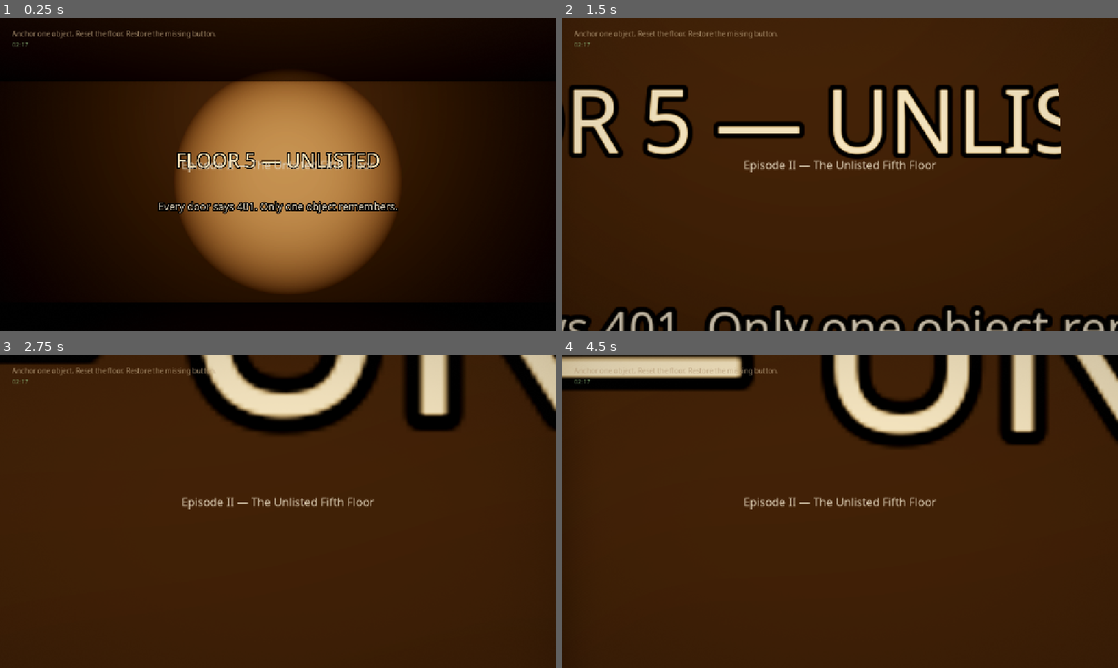
Above: before the commit, frames 1-4 (two rows, left to right).
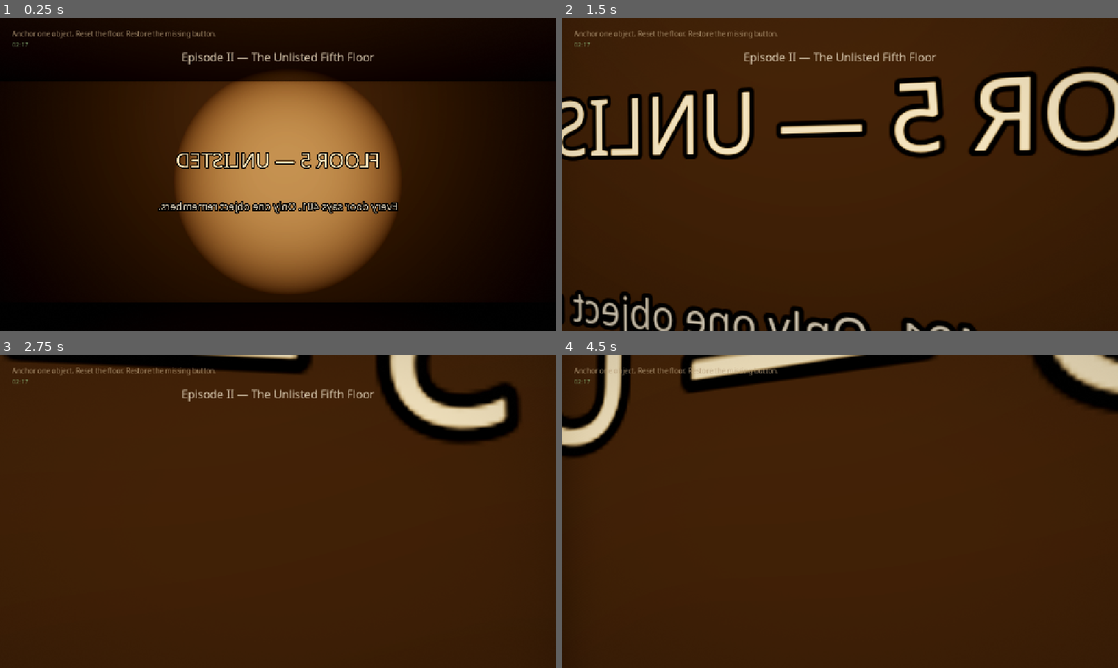
Above: after the commit, the same moments.

Repository: bfstone25-stack/play
Game: Godot game, scene res://scenes/full_campaign.tscn
Same seed, same stepped clock (60 frames per second), same inputs: the game is played once before the commit and once after it. This scene is started directly instead of the project's main scene.
Inputs (mouse positions are in pixels of both pictures, inside the frame that each line leads up to):
- Up to frame 1 (0.25 s): no input
- Up to frame 2 (1.5 s): tap Enter at 0.5 s; move the mouse to (867, 174) at 0.52 s; hold F (flashlight) 0.53-1.28 s; hold W from 0.53 s (still down); click (867, 174) at 0.67 s; move the mouse to (812, 174) at 1.27 s; tap E (interact) at 1.35 s
- Up to frame 3 (2.75 s): keep holding W; tap Space at 2 s; move the mouse to (289, 505) at 2.02 s; tap R at 2.1 s
- Up to frame 4 (4.5 s): keep holding W; tap Enter at 2.75, 4.25 s; move the mouse to (834, 517) at 2.77 s; tap N at 2.85 s; click (834, 517) at 2.92 s; tap Space at 3.5 s; move the mouse to (878, 514) at 3.52 s; tap C at 3.6 s; move the mouse to (795, 508) at 4.27 s; tap Shift at 4.35 s

The runs differ from the first frame. In frame 1, 2.7% of the frame differs, in the area x 28-72%, y 10-63%; in frame 2, 22%, in the area x 0-100%, y 10-100%; in frame 3, 14%; in frame 4, 16%.

Commit message:
Clear leftover notes and keep episode titles off the world
Playtest showed Episode III still carrying the Episode II reset text, and the title sat on top of ARCHIVE / PRESENT 401. Notes now reset at each floor and titles sit at the top of the HUD.

Co-authored-by: bfstone25-stack <bfstone25-stack@users.noreply.github.com>

Diff:
--- a/across-hall/scripts/full/campaign.gd
+++ b/across-hall/scripts/full/campaign.gd
@@ -33,6 +33,7 @@
 	_fade.mouse_filter = Control.MOUSE_FILTER_IGNORE
 	_fade.color = Color(0, 0, 0, 0)
 	hud.add_child(_fade)
+	hud.move_child(_fade, 0)
 	start_episode(_load_progress() if OS.has_feature("full_game") else 2)
 	if hud.has_method("hide_splash"):
 		hud.hide_splash()
@@ -57,8 +58,11 @@
 	_spawn_episode_actions()
 	hud.set_clock("02:17")
 	hud.set_fear(0.0)
+	if hud.note:
+		hud.note.visible = false
+		hud.note_t = 0.0
 	hud.show_title(_episode_title())
-	_title_t = 4.5
+	_title_t = 2.8
 	hud.set_objective(_objective())
 	hud.set_prompt("")
 
@@ -157,7 +161,7 @@
 				show_note("The hall resets. Your hands come back empty.\nAnchor the tag first.")
 				return false
 			flags["reset_done"] = true
-			_blackout_t = 0.85
+			_blackout_t = 0.45
 			if world.has_method("mark_present_room"):
 				world.mark_present_room()
 			_mark_action("ep2_reset", "RESET already pulled")
--- a/across-hall/scripts/full/campaign_world.gd
+++ b/across-hall/scripts/full/campaign_world.gd
@@ -233,7 +233,8 @@
 	label.horizontal_alignment = HORIZONTAL_ALIGNMENT_CENTER
 	label.position = pos
 	label.modulate = color
-	label.billboard = BaseMaterial3D.BILLBOARD_ENABLED
+	label.billboard = BaseMaterial3D.BILLBOARD_DISABLED
+	label.rotation.y = PI
 	UiFont.apply_3d(label)
 	add_child(label)
 	return label
--- a/across-hall/scripts/hud.gd
+++ b/across-hall/scripts/hud.gd
@@ -15,6 +15,11 @@
 func _ready() -> void:
 	mouse_filter = Control.MOUSE_FILTER_STOP
 	note.visible = false
+	note.set_anchors_preset(Control.PRESET_CENTER_BOTTOM)
+	note.offset_left = -380.0
+	note.offset_right = 380.0
+	note.offset_top = -220.0
+	note.offset_bottom = -72.0
 	prompt.text = ""
 	UiFont.apply_label(prompt)
 	UiFont.apply_label(note)
@@ -37,11 +42,11 @@
 func _title() -> void:
 	title = Label.new()
 	title.name = "Title"
-	title.set_anchors_preset(Control.PRESET_CENTER)
-	title.offset_left = -280.0
-	title.offset_right = 280.0
-	title.offset_top = -40.0
-	title.offset_bottom = 40.0
+	title.set_anchors_preset(Control.PRESET_CENTER_TOP)
+	title.offset_left = -320.0
+	title.offset_right = 320.0
+	title.offset_top = 72.0
+	title.offset_bottom = 132.0
 	title.horizontal_alignment = HORIZONTAL_ALIGNMENT_CENTER
 	title.add_theme_font_size_override("font_size", 26)
 	title.add_theme_color_override("font_color", Color(0.86, 0.8, 0.7, 1))
@@ -135,7 +140,7 @@
 func show_note(t: String) -> void:
 	note.text = t
 	note.visible = true
-	note_t = 9.0
+	note_t = 6.5
 	hide_title()
 
 func _process(delta: float) -> void:
--- a/across-hall/tests/full_shots.gd
+++ b/across-hall/tests/full_shots.gd
@@ -16,23 +16,42 @@
 	var camera := player.get_node("Head/Camera3D") as Camera3D
 	camera.current = true
 	DirAccess.make_dir_recursive_absolute("/tmp/across-full-shots")
-	for episode in [2, 3, 4, 5]:
-		campaign.call("start_episode", episode)
-		player.locked = true
-		player.global_position = Vector3(0, 0.05, 0.4)
-		var head: Node3D = player.get_node("Head")
-		head.rotation = Vector3.ZERO
-		head.look_at(Vector3(0, 1.1, 9.0), Vector3.UP)
-		for frame in 16:
-			RenderingServer.force_draw()
-			await process_frame
-		var image := root.get_viewport().get_texture().get_image()
-		if image == null:
-			push_error("Episode %d frame capture failed" % episode)
-			quit(episode)
-			return
-		var path := "/tmp/across-full-shots/episode-%d.png" % episode
-		image.save_png(path)
-		print("FULL_SHOT ", path, " ", image.get_width(), "x", image.get_height())
+	await _shot(campaign, player, 2, Vector3(0, 1.1, 9.0), "episode-2")
+	campaign.call("perform_action", "ep2_tag")
+	campaign.call("perform_action", "ep2_reset")
+	player.global_position = Vector3(2.2, 0.05, 6.6)
+	await _shot(campaign, player, 2, Vector3(3.35, 1.2, 7.5), "episode-2-present")
+	campaign.call("start_episode", 3)
+	await _shot(campaign, player, 3, Vector3(0, 1.1, 9.0), "episode-3")
+	campaign.call("perform_action", "ep3_lift")
+	campaign.call("perform_action", "ep3_fuse")
+	campaign.call("perform_action", "ep3_archive")
+	campaign.call("perform_action", "ep3_recording")
+	campaign.call("perform_action", "ep3_hall")
+	player.global_position = Vector3(0, 0.05, 9.4)
+	await _shot(campaign, player, 3, Vector3(0.8, 1.2, 11.1), "episode-3-tenant")
+	await _shot(campaign, player, 4, Vector3(0, 1.1, 9.0), "episode-4")
+	await _shot(campaign, player, 5, Vector3(0, 1.1, 9.0), "episode-5")
 	print("FULL_SHOTS_OK")
 	quit(0)
+
+func _shot(campaign: Node, player: Node3D, episode: int, look_at: Vector3, name: String) -> void:
+	if int(campaign.get("episode")) != episode:
+		campaign.call("start_episode", episode)
+	player.locked = true
+	if look_at.z > 8.5 and player.global_position.z < 1.0:
+		player.global_position = Vector3(0, 0.05, 0.4)
+	var head: Node3D = player.get_node("Head")
+	head.rotation = Vector3.ZERO
+	head.look_at(look_at, Vector3.UP)
+	for _frame in 16:
+		RenderingServer.force_draw()
+		await process_frame
+	var image := root.get_viewport().get_texture().get_image()
+	if image == null:
+		push_error("%s frame capture failed" % name)
+		quit(2)
+		return
+	var path := "/tmp/across-full-shots/%s.png" % name
+	image.save_png(path)
+	print("FULL_SHOT ", path, " ", image.get_width(), "x", image.get_height())
